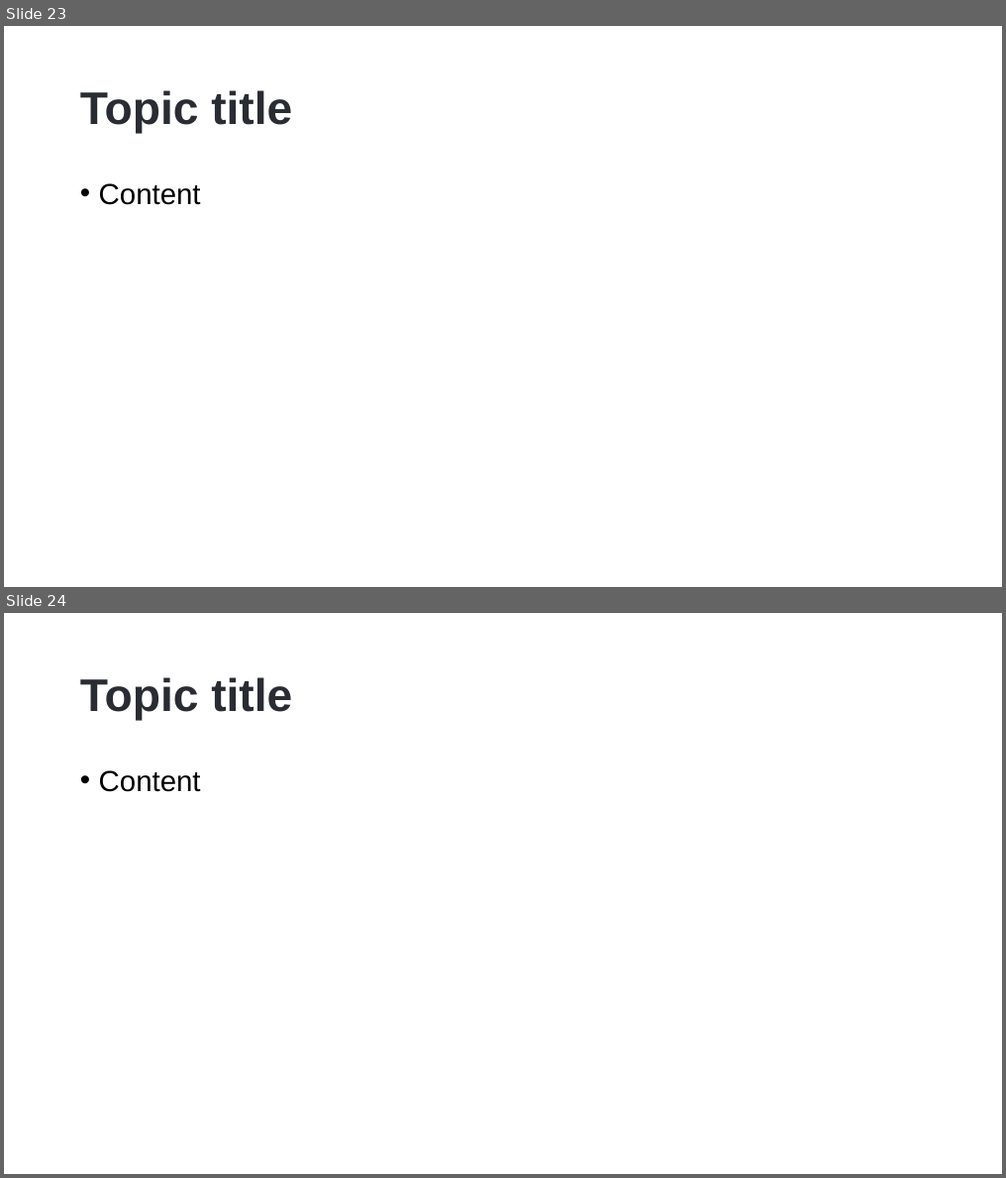
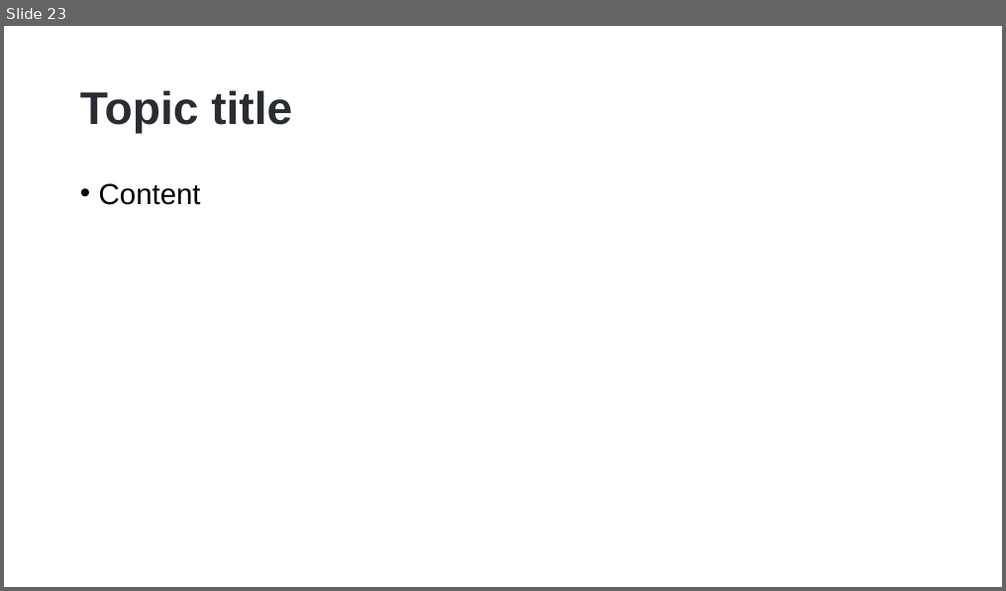
Before and after one commit to hikalkan/presentations, a slide deck: 2023-01-17 Dotnet Foundation Summit 2023/ABP Multi-Tenancy.pptx. Shown one above the other, each under a label of ours: slides 23 and 24 before the commit, slide 23 after it. The pictures are 1006x1178 and 1006x591 pixels, drawn with LibreOffice and Linux fonts; fonts in the diff are those of the drawing; background and template pictures are left out. Boxes give left, top, right and bottom in pixels: in the first picture for what was removed or moved away, otherwise in the second. Text is boxed around its words. In the diff, an @@ line names an element or a change of style, - is before the commit and + after.

```diff
--- a/2023-01-17 Dotnet Foundation Summit 2023/ABP Multi-Tenancy.pptx
+++ b/2023-01-17 Dotnet Foundation Summit 2023/ABP Multi-Tenancy.pptx
@@ slide 24 removed at (x1=4, y1=613, x2=1002, y2=1174), background picture (left out) @@
@@ title removed at (x1=80, y1=677, x2=292, y2=721) @@
-Topic title
@@ text removed at (x1=99, y1=770, x2=201, y2=792) @@
-• Content
```
Also in this commit, not shown: 1 slide changed, 1 other file.
